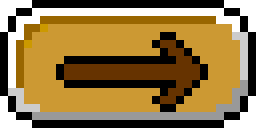
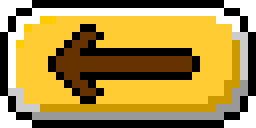
Layers edited between the first and the second 256 × 128 image:
added layer "back" above "next" over [48, 24, 200, 104]
hid "next_pressed" over [56, 32, 208, 112]
hid "bg_pressed" over [16, 16, 240, 112]
showed "bg" over [16, 16, 240, 112]
